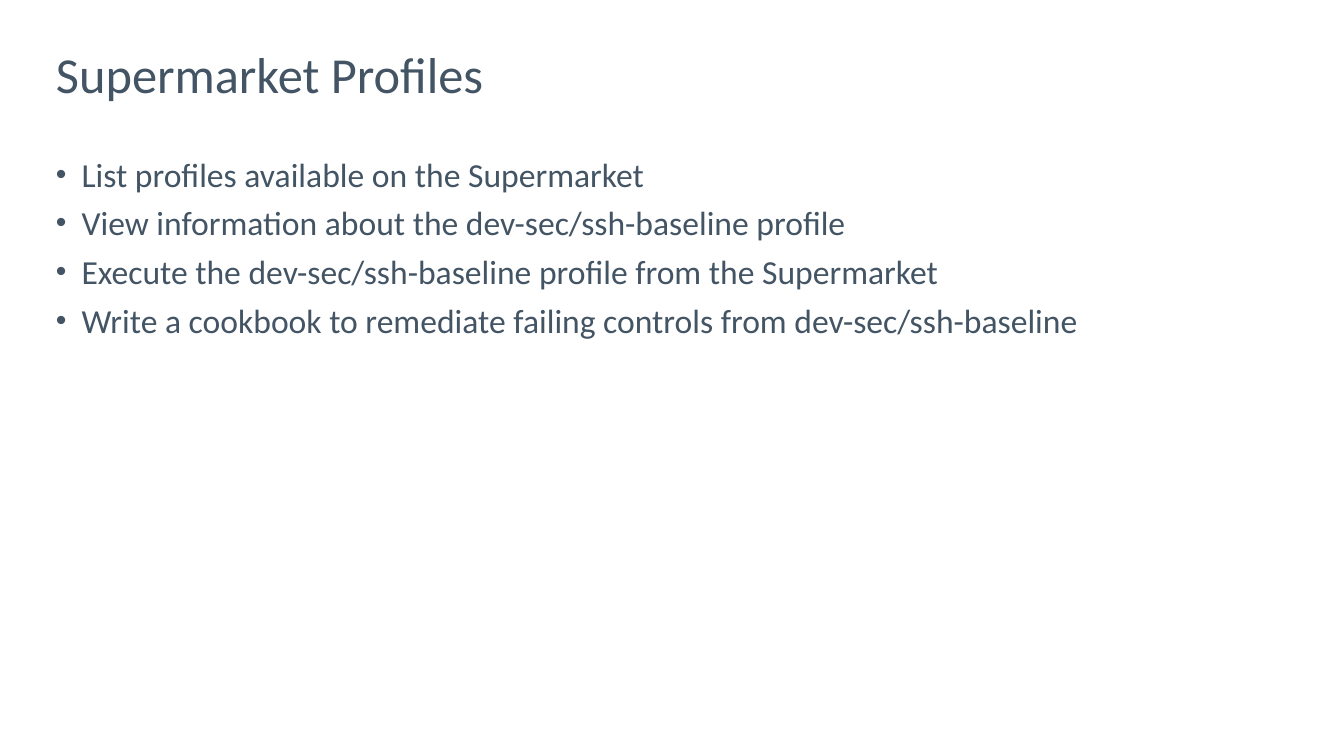
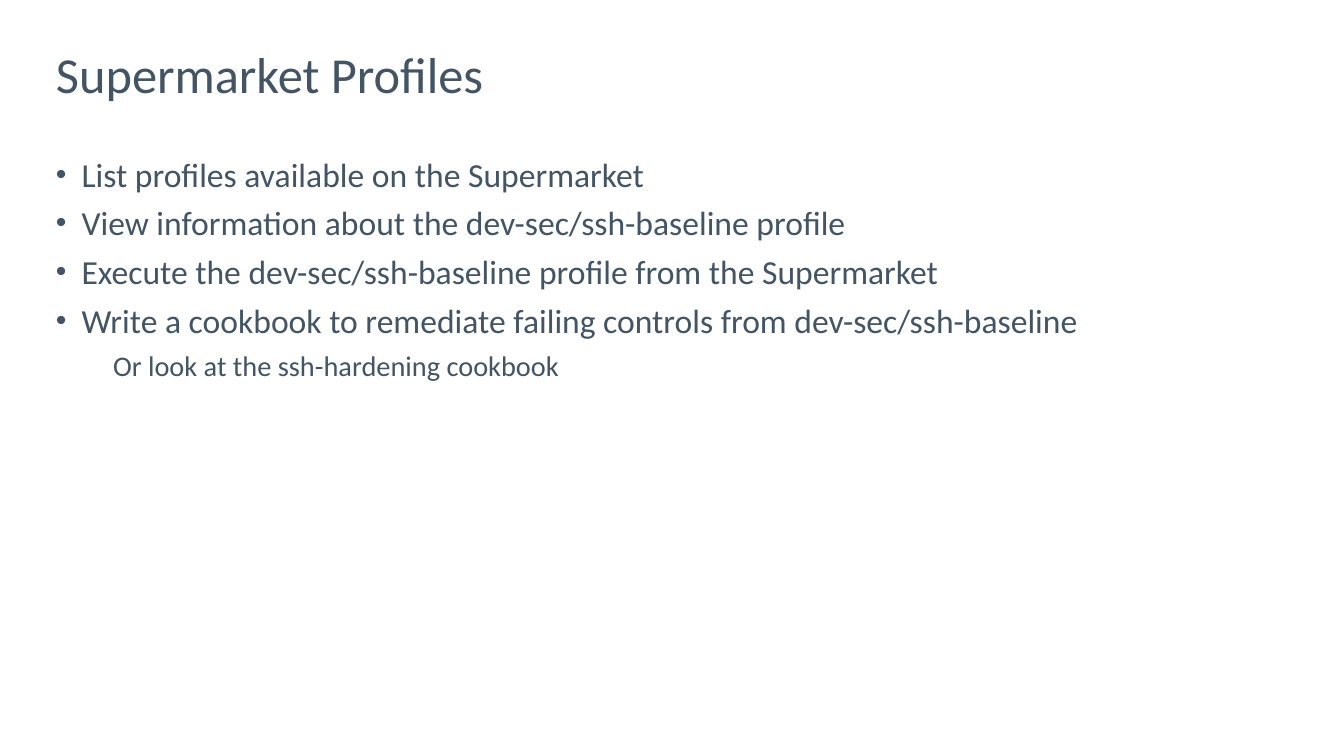
Before and after one commit to nathenharvey/introduction-to-inspec, a slide deck: slide 4 of powerpoint/More-Exercises.pptx (slide 3 before the commit). Drawn at 1344x756 pixels with LibreOffice and Linux fonts; fonts in the diff are those of the drawing; background and template pictures are left out. Boxes give left, top, right and bottom in pixels: in the first picture for what was removed or moved away, otherwise in the second. Text is boxed around its words. In the diff, an @@ line names an element or a change of style, - is before the commit and + after.

```diff
--- a/powerpoint/More-Exercises.pptx
+++ b/powerpoint/More-Exercises.pptx
@@ text at (113,356,559,381): paragraph added @@
+    Or look at the ssh-hardening cookbook
```
Also in this commit, not shown: 2 slides added, 1 slide removed, 27 other files.
